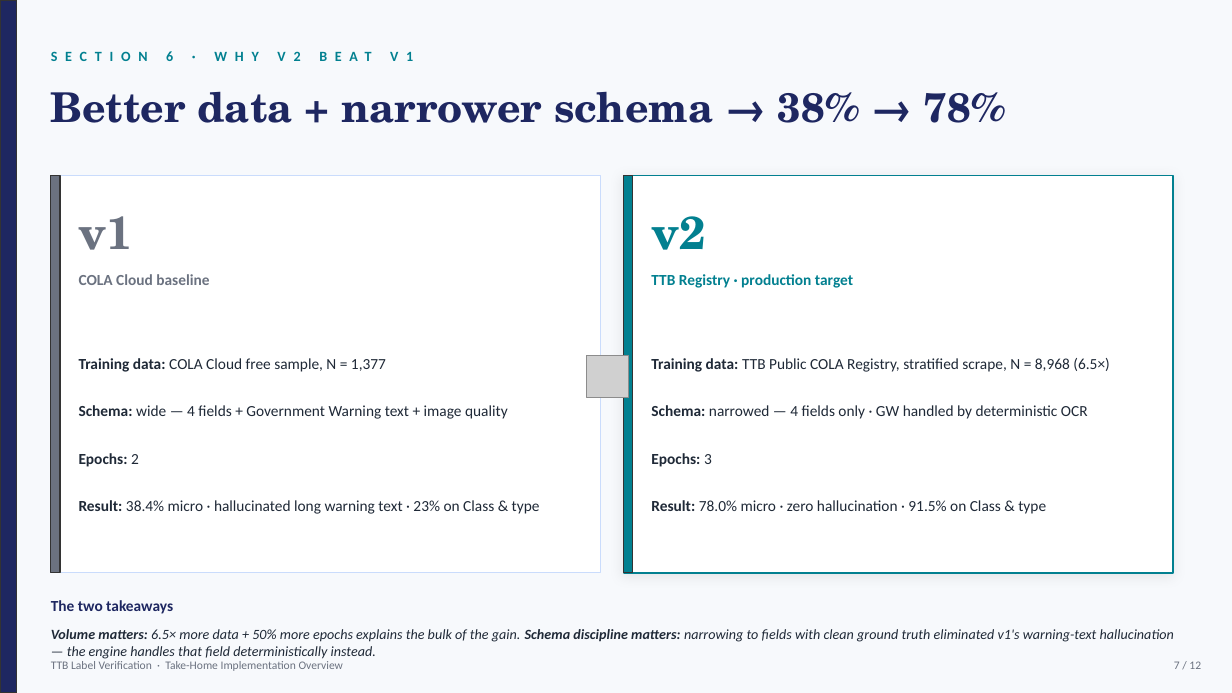
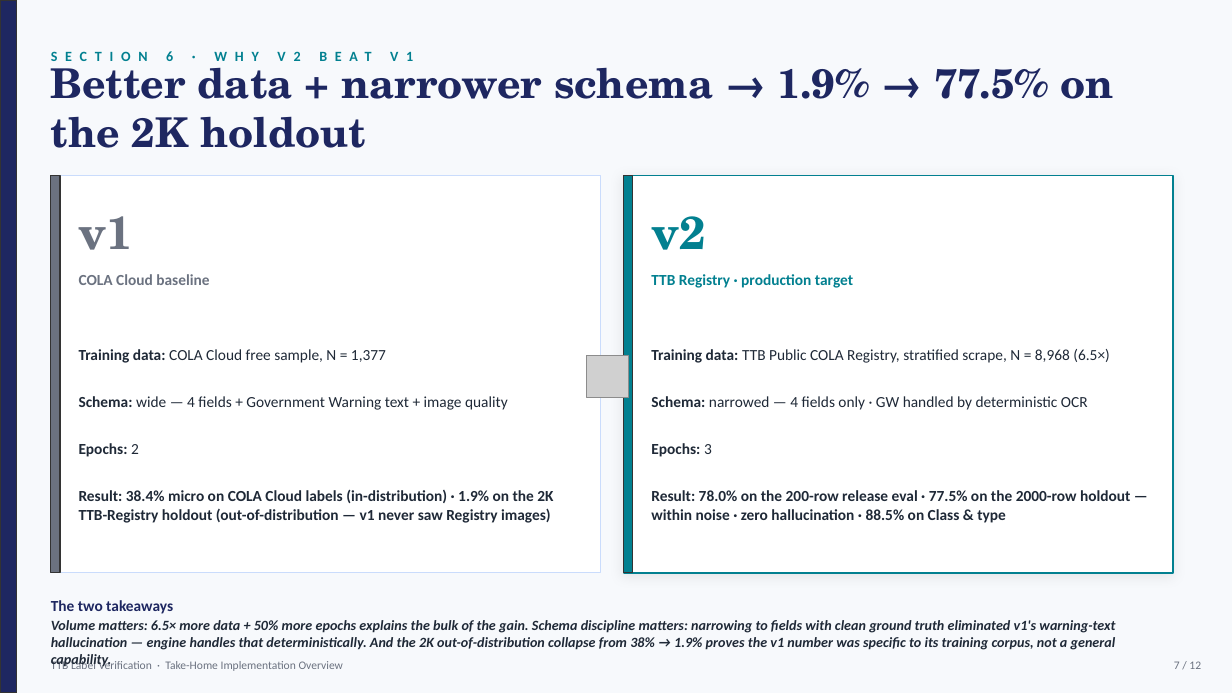
Before and after one commit to vsiwach/ttb-label-verification, a slide deck: slide 7 of docs/TTB_Executive_Presentation.pptx. Drawn at 1232x693 pixels with LibreOffice and Linux fonts; fonts in the diff are those of the drawing; grey boxes stand for pictures. Boxes give left, top, right and bottom in pixels: in the first picture for what was removed or moved away, otherwise in the second. Text is boxed around its words. In the diff, an @@ line names an element or a change of style, - is before the commit and + after.

```diff
--- a/docs/TTB_Executive_Presentation.pptx
+++ b/docs/TTB_Executive_Presentation.pptx
@@ text at bbox=[51, 56, 1114, 148]: text changed @@
-Better data + narrower schema → 38% → 78%
+Better data + narrower schema → 1.9% → 77.5% on the 2K holdout
@@ text at bbox=[79, 489, 553, 523]: text changed; bold on @@
-Result: 38.4% micro · hallucinated long warning text · 23% on Class & type
+Result: 38.4% micro on COLA Cloud labels (in-distribution) · 1.9% on the 2K TTB-Registry holdout (out-of-distribution — v1 never saw Registry images)
@@ text at bbox=[651, 490, 1130, 523]: text changed; bold on @@
-Result: 78.0% micro · zero hallucination · 91.5% on Class & type
+Result: 78.0% on the 200-row release eval · 77.5% on the 2000-row holdout — within noise · zero hallucination · 88.5% on Class & type
@@ text at bbox=[51, 620, 1116, 668]: text changed; bold on @@
-Volume matters: 6.5× more data + 50% more epochs explains the bulk of the gain. Schema discipline matters: narrowing to fields with clean ground truth eliminated v1's warning-text hallucination — the engine handles that field deterministically instead.
+Volume matters: 6.5× more data + 50% more epochs explains the bulk of the gain. Schema discipline matters: narrowing to fields with clean ground truth eliminated v1's warning-text hallucination — engine handles that deterministically. And the 2K out-of-distribution collapse from 38% → 1.9% proves the v1 number was specific to its training corpus, not a general capability.
```
Also in this commit, not shown: 1 other slide changed, 2 other files.
